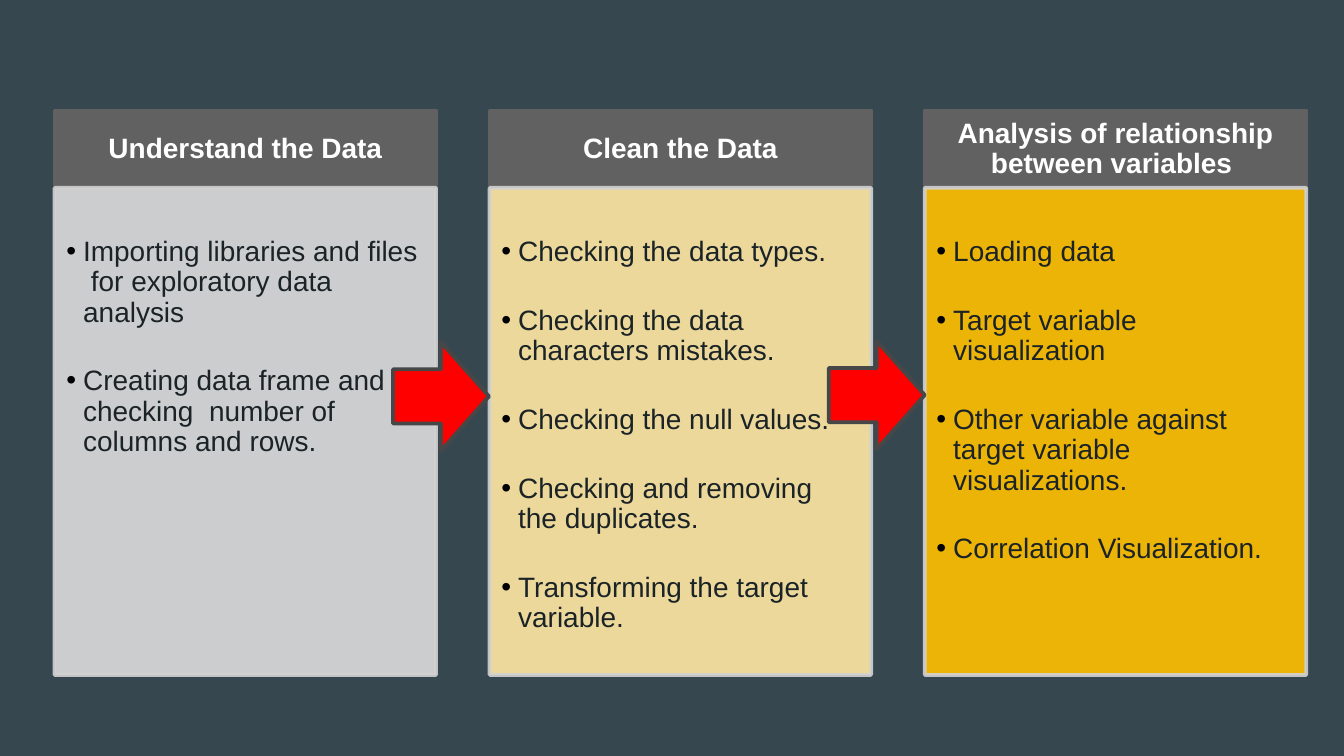
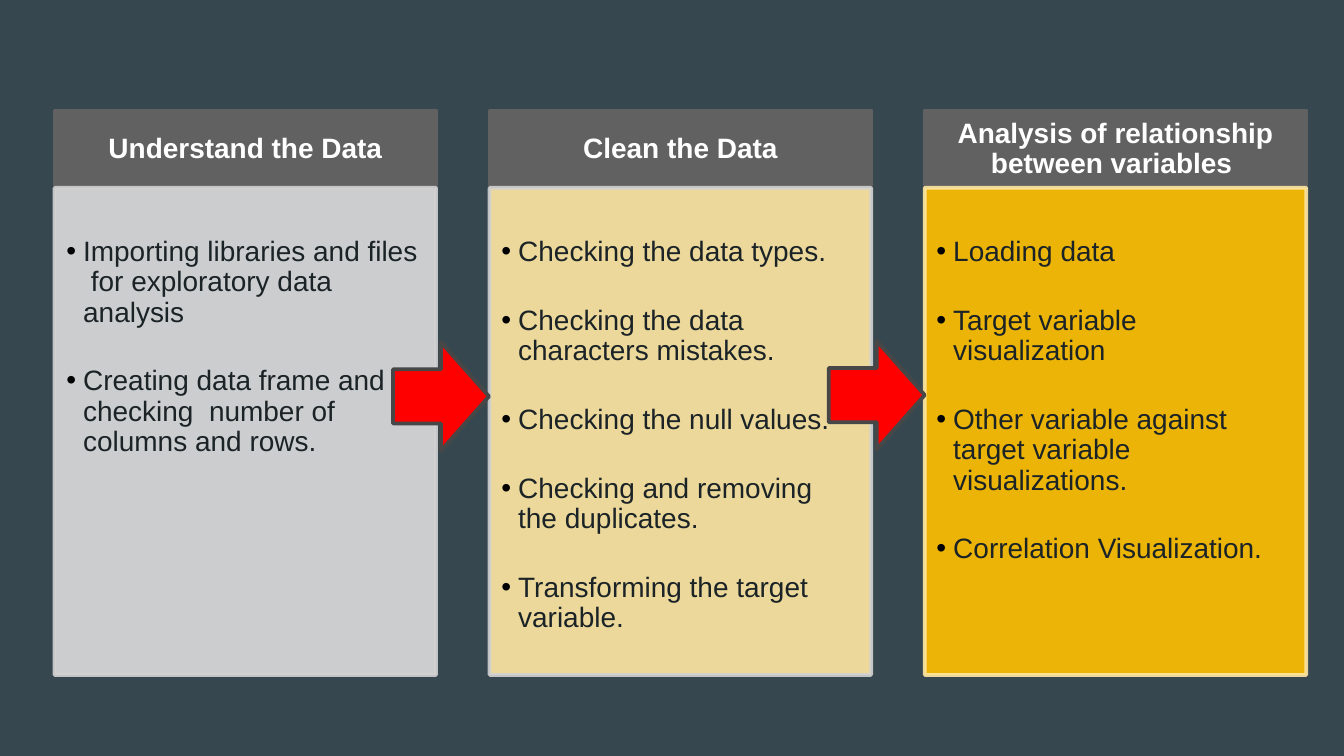
Before and after one commit to apombo90/Predicting_Heart_Disease, a slide deck: slide 9 of Final Project - Group 7.pptx. Drawn at 1344x756 pixels with LibreOffice and Linux fonts; fonts in the diff are those of the drawing. Boxes give left, top, right and bottom in pixels: in the first picture for what was removed or moved away, otherwise in the second. Text is boxed around its words. In the diff, an @@ line names an element or a change of style, - is before the commit and + after.

```diff
--- a/Final Project - Group 7.pptx
+++ b/Final Project - Group 7.pptx
@@ rectangle at (925, 188, 1306, 675): outline #D2D2D2 2 pt to #FFE8A3 2 pt @@
```
Also in this commit, not shown: 5 other slides changed, 1 slide added.
